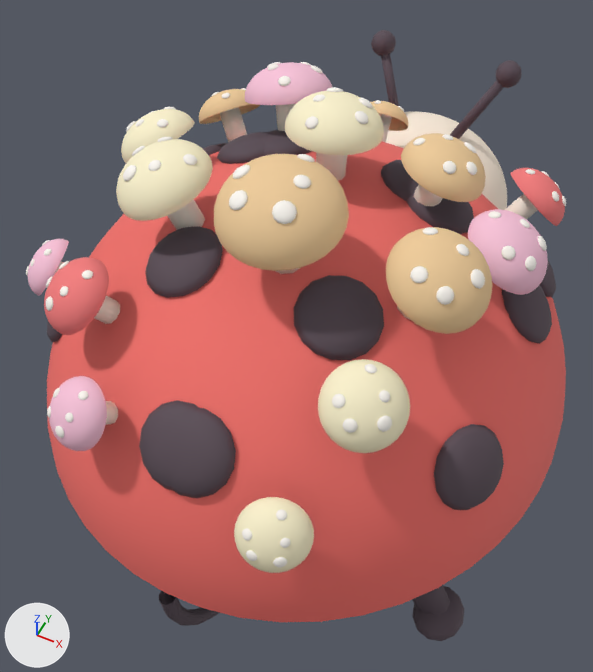
The glTF model modules/Monsters/Models/ladybug.glb as it was, and as the next commit left it.
Both versions are drawn from a 50 mm lens placed at (0.562, -1.268, 1.912), pointed at (-0.066, -0.013, 0.343). The axes (+X, +Y, +Z) are drawn at lower left. The lights are the same throughout. The older version comes first. Vertices at exactly the same position are counted once.

Before the edit, the objects in view are built like this:
```python
ob_head = bpy.data.objects.new('Head', me_head)
ob_head.location = (0.0, 0.5, 0.3)
ob_legr3 = bpy.data.objects.new('LegR3', me_legr3)
ob_legr3.location = (0.32, -0.32, 0.22)
ob_shell = bpy.data.objects.new('Shell', me_shell)
ob_shell.location = (0.0, -0.08, 0.42)
```
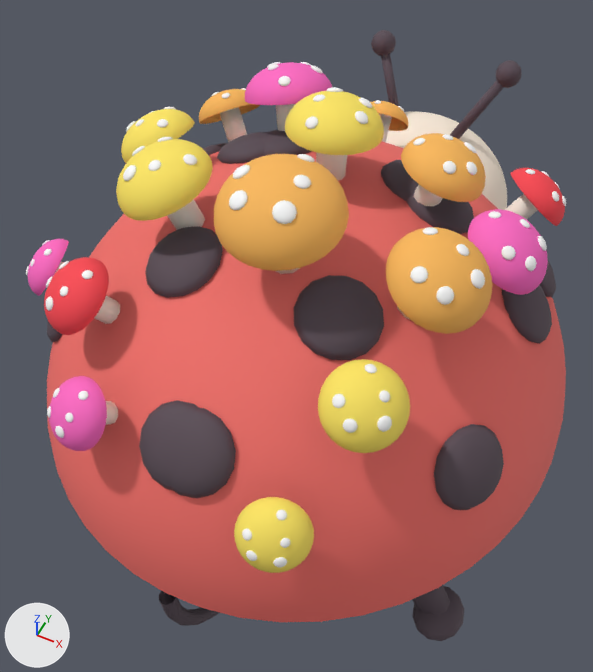
What differs and where, as boxes (x1, y1, x2, y2) in the pictures (593 x 672 px):
'Shell', recoloured, surface changed (beige to orange): (26, 62, 566, 576) in both
part 1 of me_shell, recoloured (beige to yellow): (116, 91, 410, 573) in both

The change, as a list of edits to the scene's bpy script:
```text
Change mat_captan:
    mat_captan.base_color: (0.86, 0.6, 0.32) -> (0.96, 0.48, 0.1)  # beige #efcb99 -> orange #fab859
Change mat_cappink:
    mat_cappink.base_color: (0.95, 0.55, 0.7) -> (1.0, 0.14, 0.55)  # pink #f9c4da -> pink #ff69c4
Change mat_cap:
    mat_cap.base_color: (0.9, 0.2, 0.2) -> (0.96, 0.06, 0.08)  # pink #f37c7c -> red #fa4550
Add mat_capgold:
    mat_capgold = principled_material('CapGold')
    mat_capgold.base_color = (1.0, 0.8, 0.12)  # yellow #ffe761
    mat_capgold.roughness = 0.8
Change me_shell:
    where me_shell.from_pydata(...)  # 14497 vertices, 27808 faces; spans x -0.619..0.619, y -0.675..0.675, z -0.692..0.637
    used by ob_shell; location = (0.0, -0.08, 0.42)
    me_shell part 1: 2720 faces spanning x -0.488..0.362, y -0.638..0.21, z 0.133..0.603 switch from mat_capcream (beige #fdf3ce) to mat_capgold (yellow #ffe761)
```
